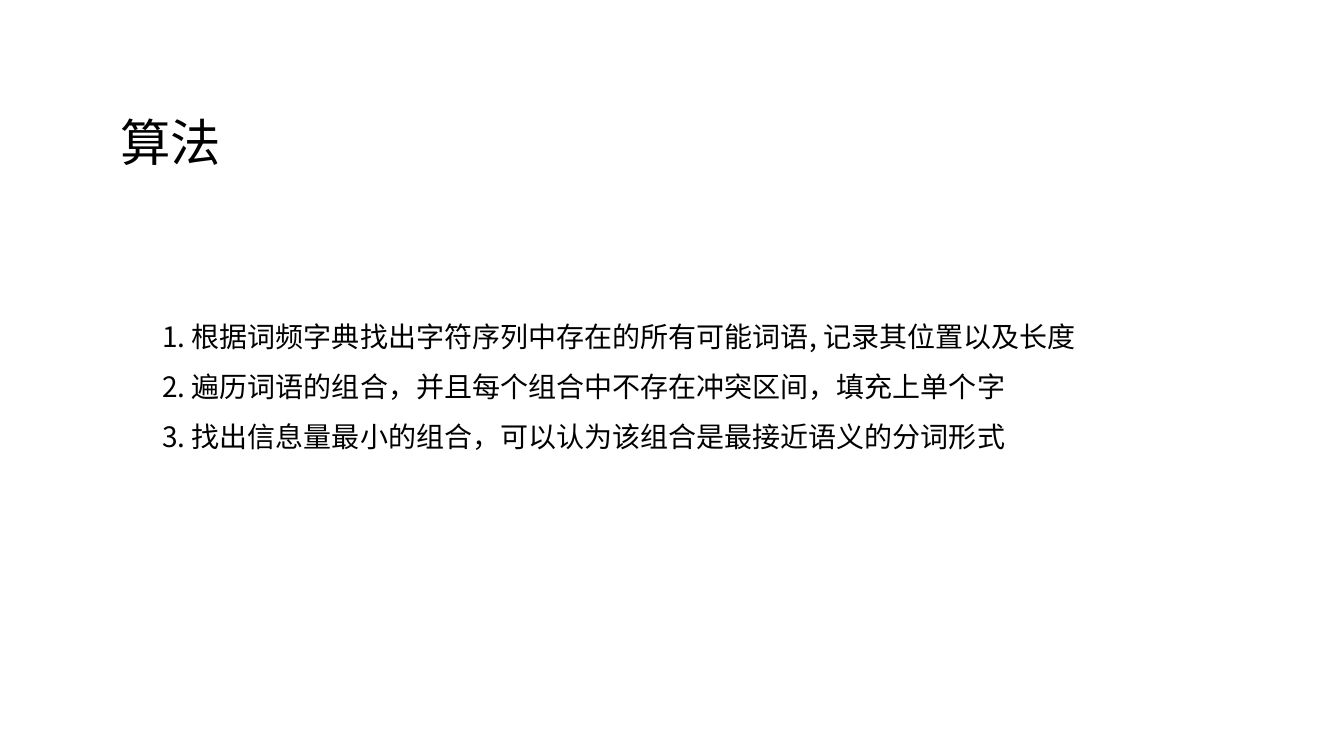
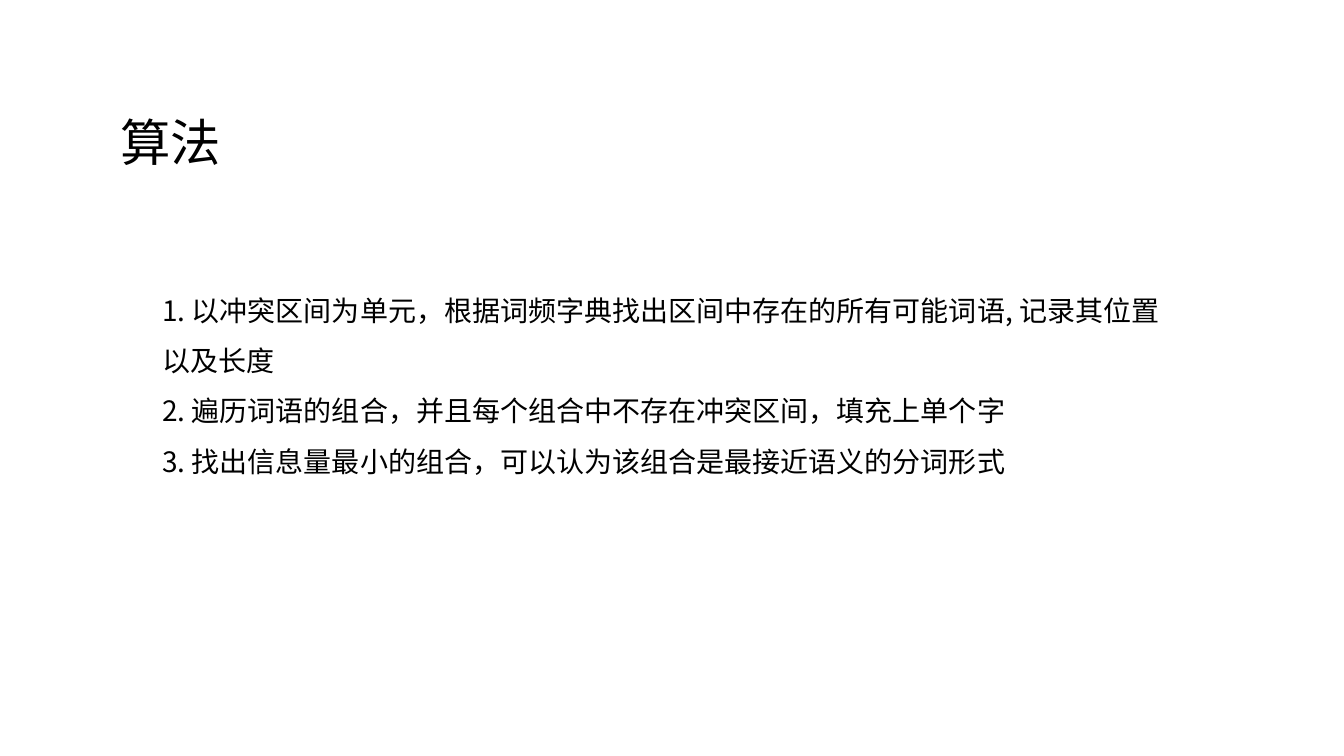
Before and after one commit to MU001999/maaath, a slide deck: slide 10 of docs/数据结构.pptx (slide 8 before the commit). Drawn at 1344x756 pixels with LibreOffice and Linux fonts; fonts in the diff are those of the drawing. Boxes give left, top, right and bottom in pixels: in the first picture for what was removed or moved away, otherwise in the second. Text is boxed around its words. In the diff, an @@ line names an element or a change of style, - is before the commit and + after.

```diff
--- a/docs/数据结构.pptx
+++ b/docs/数据结构.pptx
@@ text "1. 以冲突区间为单元，根据词频字典找出区间中存在的所有可能词语, 记录其位置以及长度": place and size @@
-text "1. 以冲突区间为单元，根据词频字典找出区间中存在的所有可能词语, 记录其位置以及长度" at box(162, 323, 1075, 450)
+text "1. 以冲突区间为单元，根据词频字典找出区间中存在的所有可能词语, 记录其位置以及长度" at box(162, 297, 1159, 475)
@@ text at box(162, 297, 1159, 374): text changed @@
-1. 根据词频字典找出字符序列中存在的所有可能词语, 记录其位置以及长度
+1. 以冲突区间为单元，根据词频字典找出区间中存在的所有可能词语, 记录其位置以及长度
```
Also in this commit, not shown: 4 other slides changed, 4 slides added, 1 other file.
